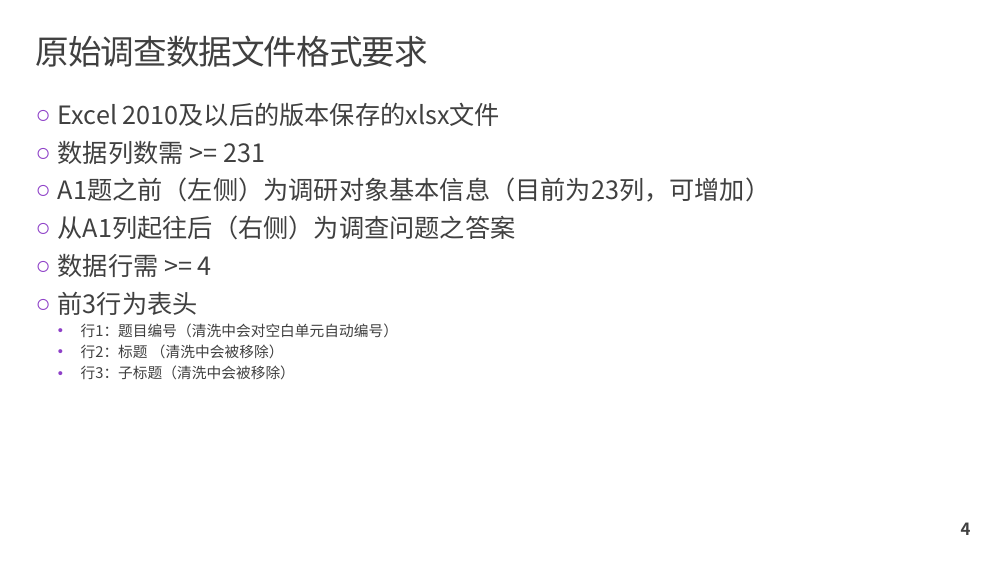
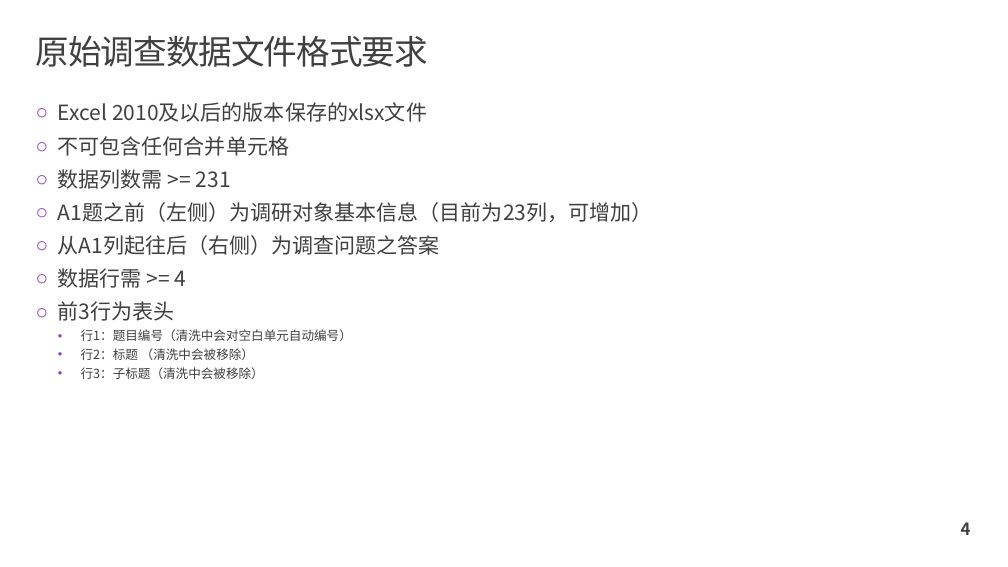
Before and after one commit to ramboma/std-inv-report-v8, a slide deck: slide 4 of spec/应用程序操作指引.pptx. Drawn at 1008x567 pixels with LibreOffice and Linux fonts; fonts in the diff are those of the drawing. Boxes give left, top, right and bottom in pixels: in the first picture for what was removed or moved away, otherwise in the second. Text is boxed around its words. In the diff, an @@ line names an element or a change of style, - is before the commit and + after.

Commit message:
doc: update user instructions

```diff
--- a/spec/应用程序操作指引.pptx
+++ b/spec/应用程序操作指引.pptx
@@ text at [58,102,653,379]: size 24 to 20 pt in "Excel 2010及以后的版本保存的xlsx文件", "数据列数需 >= 231", "A1题之前（左侧）为调研对象基本信息（目前为23列，可增加）", "从A1列起往后（右侧）为调查问题之答案" and 2 more places; size 14 to 12 pt in "行1：题目编号（清洗中会对空白单元自动编号）", "行2：标题 （清洗中会被移除）", "行3：子标题（清洗中会被移除）" @@
@@ text at [58,136,289,156]: paragraph added @@
+○ 不可包含任何合并单元格
```
